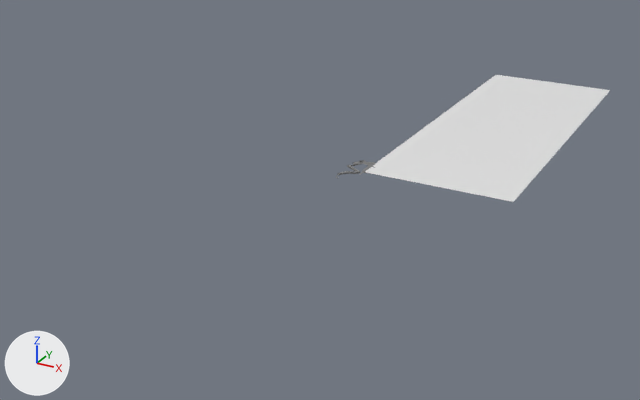
Two versions of the Blender file Assets/Scenes/Scene_2/Scene_2.blend, one commit apart.
One viewpoint serves both versions: a camera (50 mm lens) standing at (5237.0, -10879.0, 4816.0) and looking at (-960.0, 389.0, -818.0). Lighting does not change. The marker at lower left points along +X, +Y and +Z.

Names of what the first picture shows: 'Road_Backbone.003'.
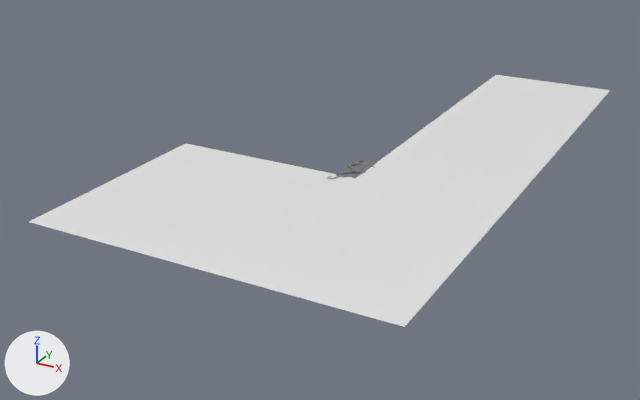
Changed parts and their boxes (x1, y1, x2, y2) in the pictures (640 x 400 px):
'Road_Backbone.003', reshaped (137% wider, 98% taller): before (365, 75, 610, 202); after (29, 75, 610, 327)

What the commit changed:
me_mesh_002 has 4 vertices, 1 face and spans x 7.0..2246.0, y -46.0..5900.0, z -2.0.
me_mesh_002 is used by ob_road_backbone_003; location (0.0, 0.0, 0.0).
Verts and faces of me_mesh_002; kept vertices keep their numbers, new ones are numbered from 4.
Before the commit, vertices of me_mesh_002: 0 (7.0, -46.0, -2.0) at pixel (363, 172), 1 (2246.0, -46.0, -2.0) at pixel (513, 201), 2 (7.0, 5900.0, -2.0) at pixel (495, 74), 3 (2246.0, 5900.0, -2.0) at pixel (610, 90).
Part 1, on me_mesh_002:
Vertices deleted: 0 (with the faces that use them).
Vertex 1 moves to (2246.0, -324.0, -2.0), pixel (506, 209).
New vertex 4 is at (7.0, -315.0, -2.0), pixel (355, 178).
New vertex 5 is at (7.0, -3652.0, -2.0), pixel (222, 276).
New vertex 6 is at (2246.0, -3652.0, -2.0), pixel (404, 326).
New vertex 7 is at (-2998.0, -315.0, -2.0), pixel (185, 143).
New vertex 8 is at (-2998.0, -3652.0, -2.0), pixel (28, 221).
New faces: (1, 3, 2, 4), (1, 4, 5, 6), (4, 7, 8, 5).
